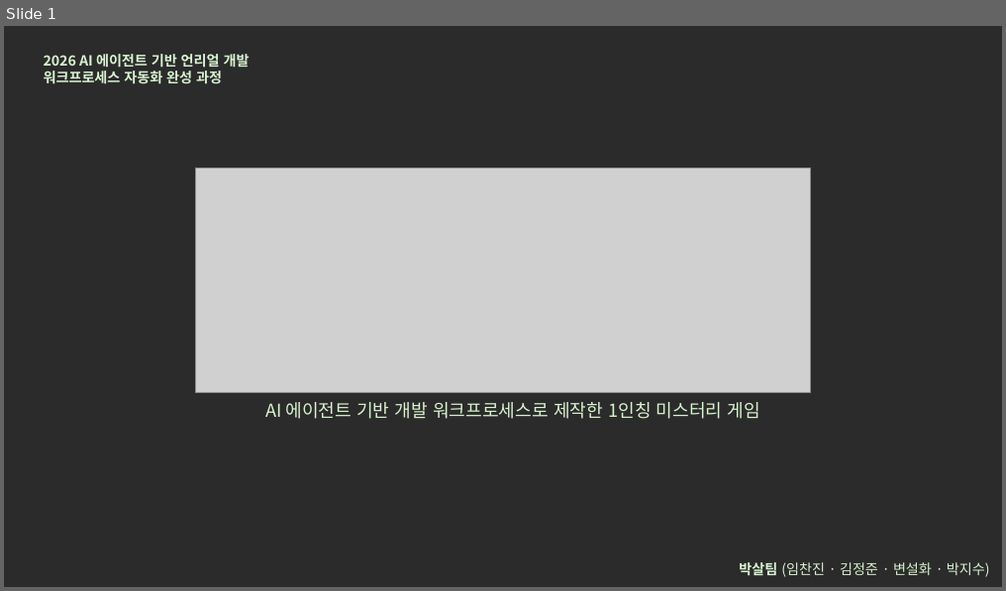
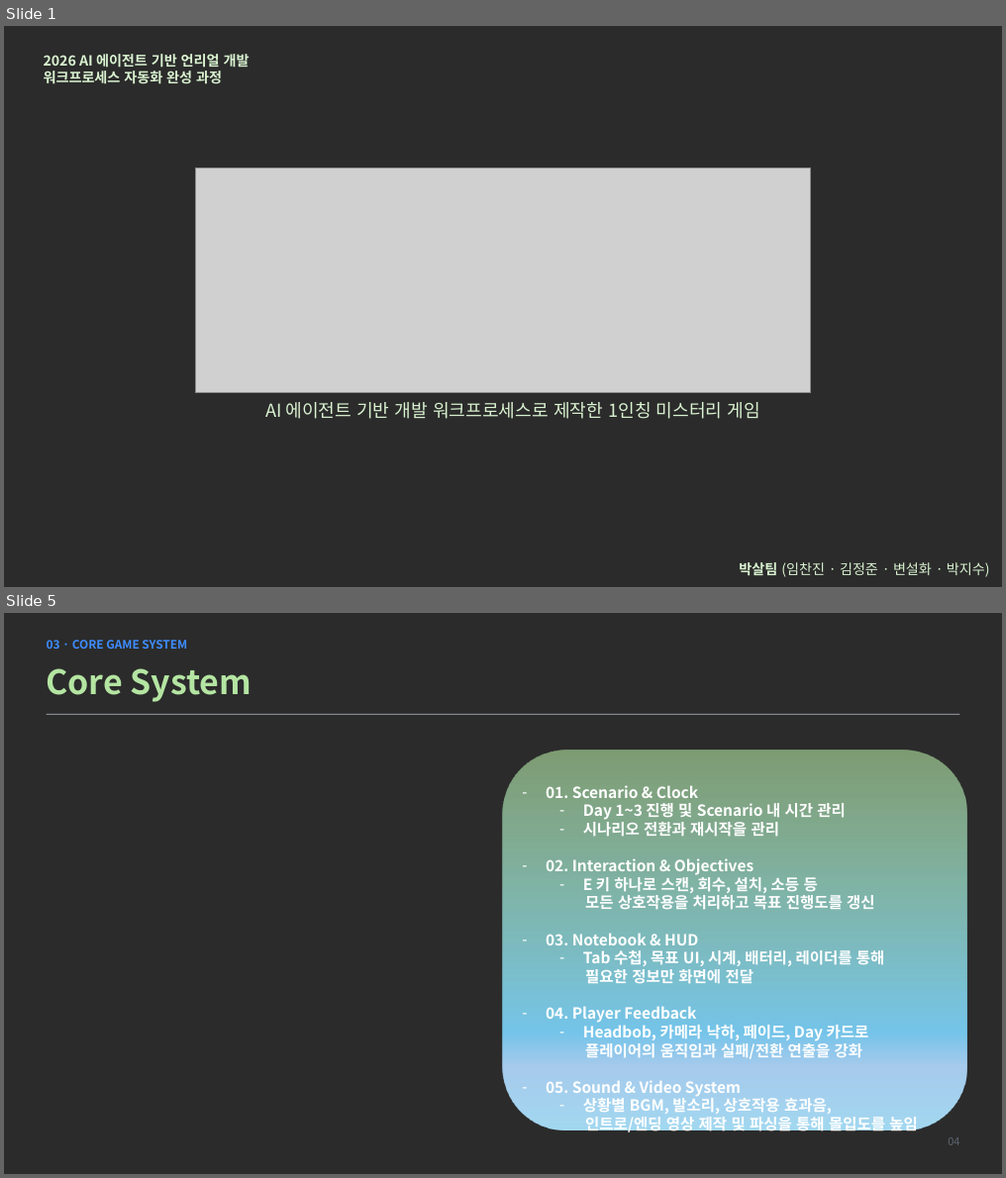
Before and after one commit to AACHANJINAA/Aeterna, a slide deck: Presentation/AETERNA_프로젝트_심사발표.pptx. Shown one above the other, each under a label of ours: slide 1 before the commit, slides 1 and 5 after it; the slides between them are not shown. The pictures are 1006x591 and 1006x1178 pixels, drawn with LibreOffice and Linux fonts; fonts in the diff are those of the drawing; grey boxes stand for pictures; background and template pictures are left out; a plain dark background stands for a picture behind light text. Boxes give left, top, right and bottom in pixels: in the first picture for what was removed or moved away, otherwise in the second. Text is boxed around its words. In the diff, an @@ line names an element or a change of style, - is before the commit and + after.

```diff
--- a/Presentation/AETERNA_프로젝트_심사발표.pptx
+++ b/Presentation/AETERNA_프로젝트_심사발표.pptx
@@ slide 5 added at box(4, 613, 1002, 1174), background picture (left out) @@
@@ text added at box(47, 640, 187, 649), 11.2 pt, text #3D8DFF, bold @@
+03 · CORE GAME SYSTEM
@@ text added at box(47, 668, 252, 702), 32.2 pt, text #B4E5A2, bold @@
+Core System
@@ line added from (46, 714) to (960, 714), #B8BCC4 0.75 pt @@
@@ rounded rectangle added at box(503, 750, 967, 1131), fill gradient #B4E5A2 to #74C4E9 to #A6CAEC to #A2D8F0 @@
@@ text added at box(546, 785, 918, 1135), 14.8 pt, text #FFFFFF, bold @@
+– 01. Scenario & Clock
+  – Day 1~3 진행 및 Scenario 내 시간 관리
+  – 시나리오 전환과 재시작을 관리
+– 02. Interaction & Objectives
+  – E 키 하나로 스캔, 회수, 설치, 소등 등
+  모든 상호작용을 처리하고 목표 진행도를 갱신
+– 03. Notebook & HUD
+  – Tab 수첩, 목표 UI, 시계, 배터리, 레이더를 통해
+  필요한 정보만 화면에 전달
+– 04. Player Feedback
+  – Headbob, 카메라 낙하, 페이드, Day 카드로
+  플레이어의 움직임과 실패/전환 연출을 강화
+– 05. Sound & Video System
+  – 상황별 BGM, 발소리, 상호작용 효과음,
+  인트로/엔딩 영상 제작 및 파싱을 통해 몰입도를 높임
@@ text added at box(947, 1138, 959, 1146), 10.5 pt, text #5E6470 @@
+04
```
Also in this commit, not shown: 3 slides changed, 1 slide removed.
